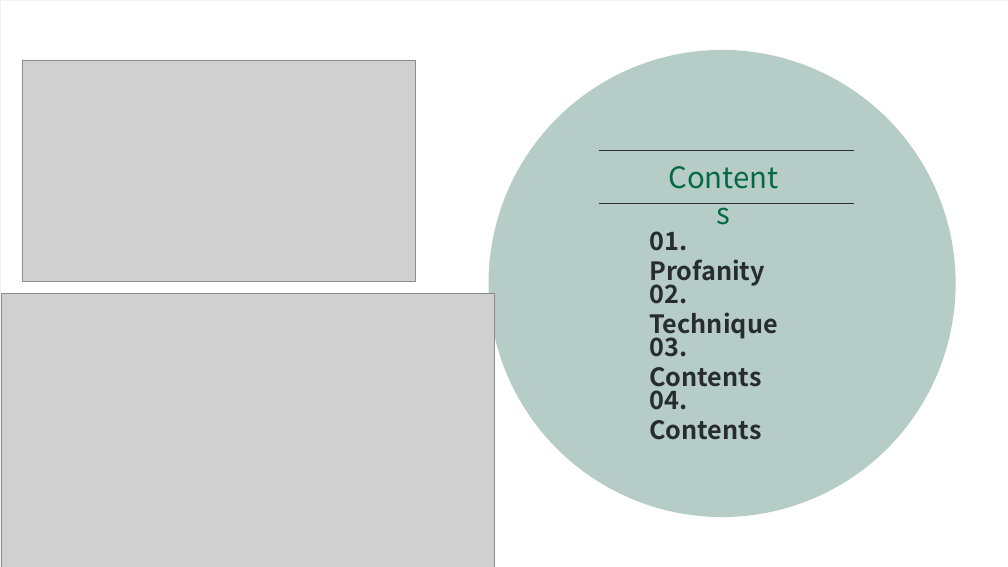
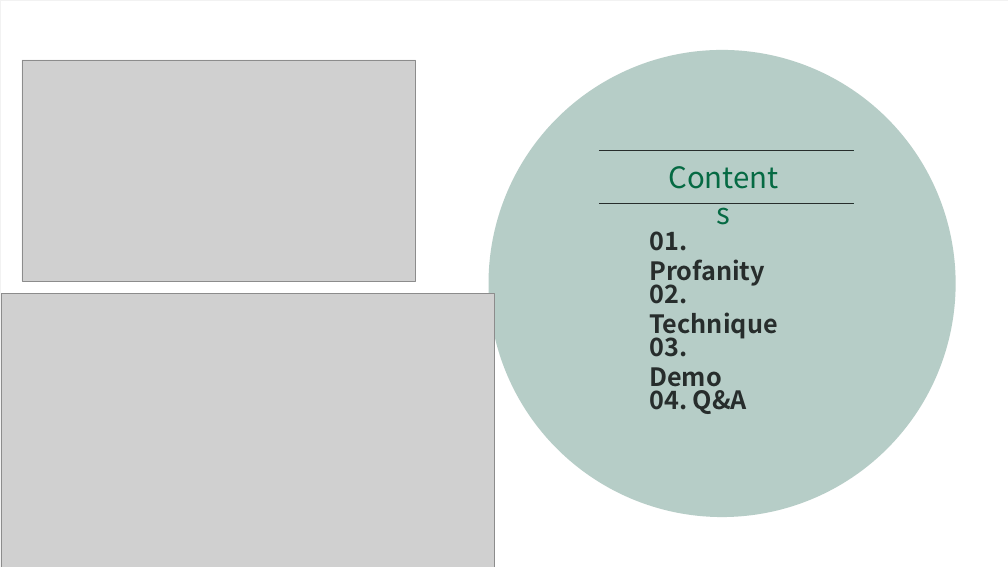
Before and after one commit to TheReneAn/Genesys-Hackathon_JYN, a slide deck: slide 2 of (Oct 19~20.19) Genesys Hackathon_JYN/1. Document/Hackathon_JYN_PPT.pptx. Drawn at 1008x567 pixels with LibreOffice and Linux fonts; fonts in the diff are those of the drawing; grey boxes stand for pictures. Boxes give left, top, right and bottom in pixels: in the first picture for what was removed or moved away, otherwise in the second. Text is boxed around its words. In the diff, an @@ line names an element or a change of style, - is before the commit and + after.

Commit message:
Modify ppt

```diff
--- a/(Oct 19~20.19) Genesys Hackathon_JYN/1. Document/Hackathon_JYN_PPT.pptx
+++ b/(Oct 19~20.19) Genesys Hackathon_JYN/1. Document/Hackathon_JYN_PPT.pptx
@@ text at (649,330,722,393): text changed @@
-03. Contents
+03. Demo
@@ text at (649,383,747,414): text changed @@
-04. Contents
+04. Q&A
```
Also in this commit, not shown: 1 other slide changed.
